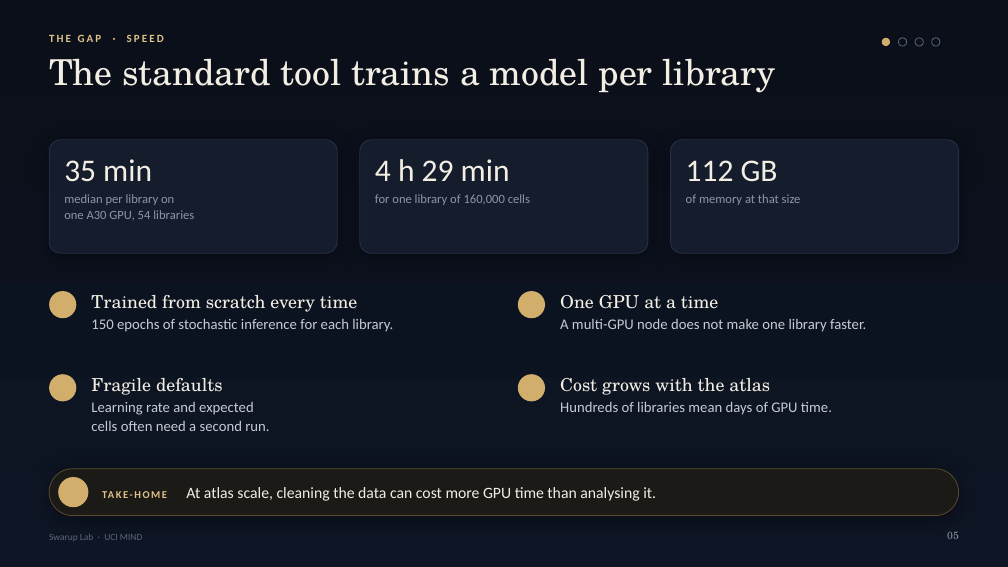
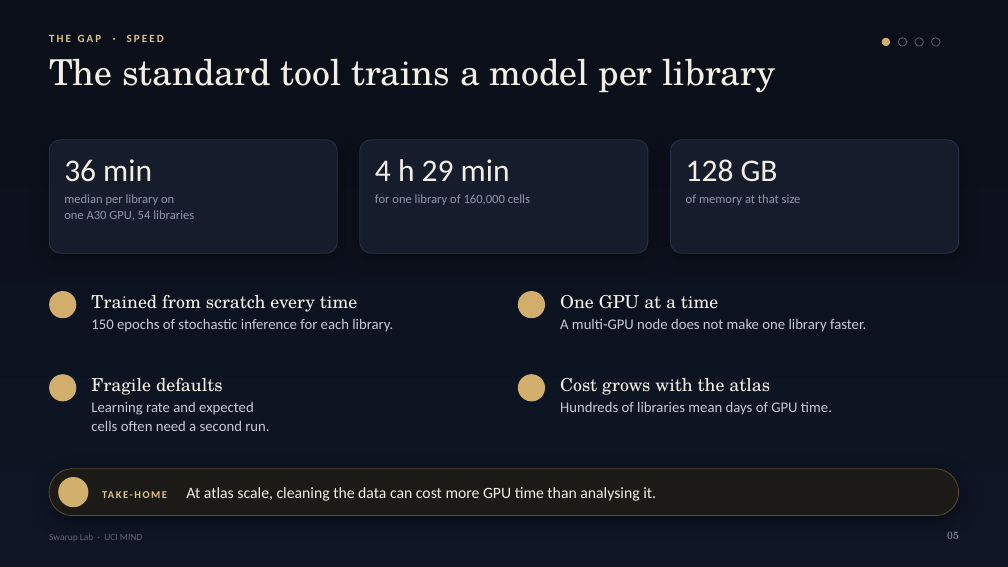
Before and after one commit to swaruplab/glymph, a slide deck: slide 5 of reports/Glymph_overview_dark.pptx. Drawn at 1008x567 pixels with LibreOffice and Linux fonts; fonts in the diff are those of the drawing; background and template pictures are left out. Boxes give left, top, right and bottom in pixels: in the first picture for what was removed or moved away, otherwise in the second. Text is boxed around its words. In the diff, an @@ line names an element or a change of style, - is before the commit and + after.

```diff
--- a/reports/Glymph_overview_dark.pptx
+++ b/reports/Glymph_overview_dark.pptx
@@ text at [64,159,152,182]: text changed @@
-35 min
+36 min
@@ text at [686,159,778,182]: text changed @@
-112 GB
+128 GB
```
Also in this commit, not shown: 8 other slides changed, 1 slide added, 27 other files.
